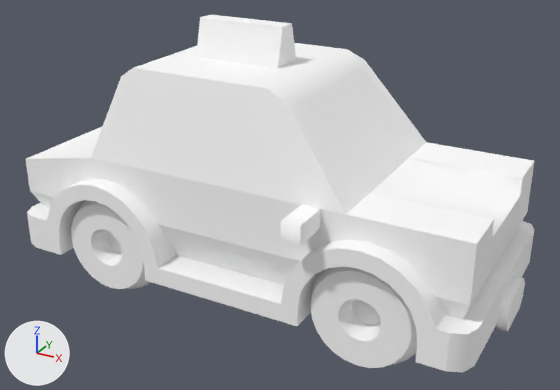
The glTF model client/public/cars/taxi_kenney.glb: old version first, new version second.
Camera for both pictures: a 50 mm lens placed at (3.26, -5.83, 3.84), pointed at (0.1, -0.09, 0.96). The lights are fixed; the arrows at lower left show +X, +Y and +Z. The picture after the commit comes second. Where no turn or scale is listed for an object, it has been applied to the vertices. Vertices at exactly the same position are counted once.

Objects in the first picture: 'body', 'wheel-back-right', 'wheel-front-right'.
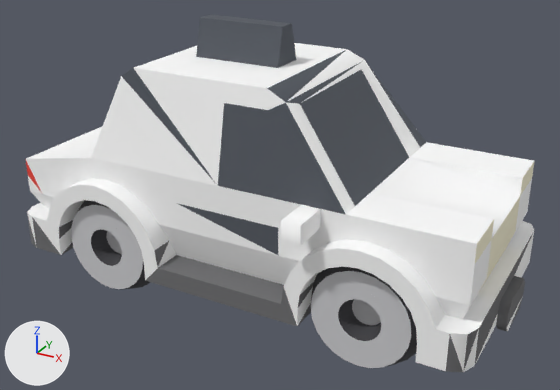
Pixel boxes (x1, y1, x2, y2) of what changed, in the pictures (560 x 390 px):
```json
{"object": "body", "change": "recoloured", "before": [26, 14, 534, 373], "after": [26, 14, 534, 373], "on screen": "darker"}
{"object": "wheel-front-right", "change": "recoloured", "before": [311, 266, 417, 368], "after": [311, 266, 417, 368], "on screen": "darker"}
{"object": "wheel-back-right", "change": "recoloured", "before": [71, 200, 151, 289], "after": [71, 200, 151, 289], "on screen": "darker"}
```

The change, as JSON lines over the scene's bpy script:
```json
{"block": "mat_colormap", "where": "n0 = _N.new('ShaderNodeBsdfPrincipled'); n0.name = 'Principled BSDF'"}
{"op": "remove", "block": "mat_colormap", "code": "n0.inputs[0].default_value = (1.0, 1.0, 1.0, 1.0)  # 'Base Color', white #ffffff"}
{"op": "add", "block": "mat_colormap", "code": "n2 = _N.new('ShaderNodeVertexColor'); n2.name = 'Color Attribute'"}
{"op": "add", "block": "mat_colormap", "code": "_L.new(n2.outputs[0], n0.inputs[0])  # 'Color' to 'Base Color'"}
{"block": "me_body", "where": "me_body.from_pydata(...)  # 378 vertices, 744 faces; spans x -2.3..2.3, y -1.25..1.25, z -1.13..1.13"}
{"block": "me_body", "where": "# used by ob_body; location = (0.0, 0.0, 1.38)"}
{"block": "me_body", "change": "me_body part 1: vertex colours changed"}
{"block": "me_wheel_front_right", "where": "me_wheel_front_right.from_pydata(...)  # 216 vertices, 332 faces; spans x -0.502..0.502, y -0.251..0.251, z -0.502..0.502"}
{"block": "me_wheel_front_right", "where": "# used by ob_wheel_front_right; location = (1.313, -0.753, 0.502)"}
{"block": "me_wheel_front_right", "change": "me_wheel_front_right part 2: vertex colours changed"}
```
